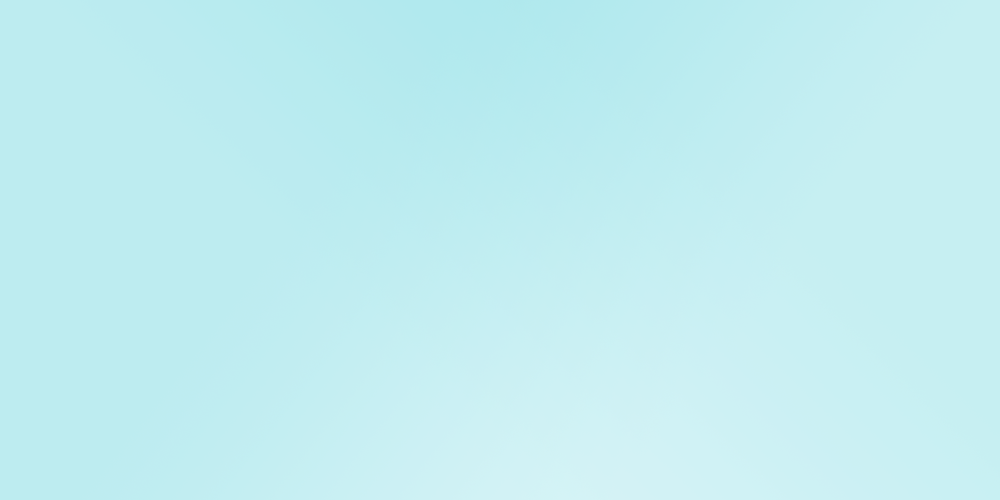
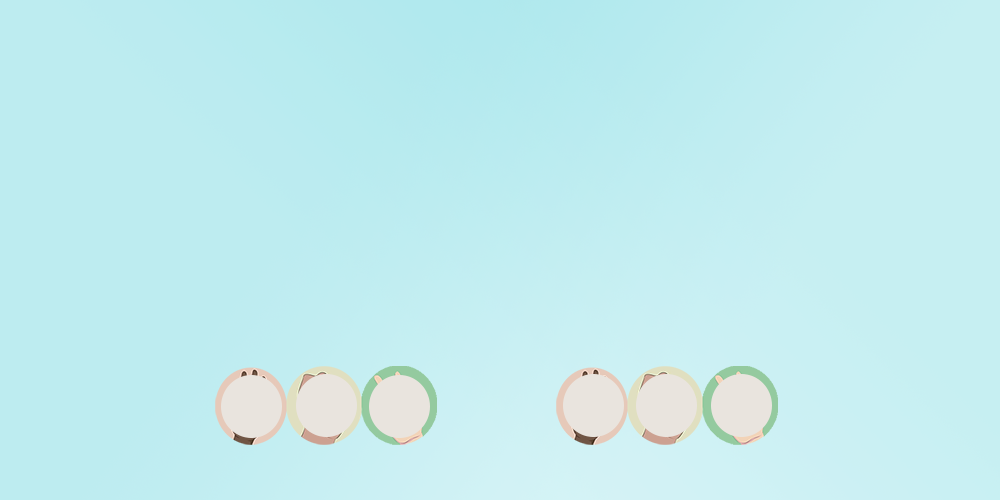
Layers edited between the first and the second 1000×500 image:
added layer "Ellipse 1 copy 5" above "Ellipse 1 copy 4" over [left=711, top=374, right=772, bottom=437]
added layer "Ellipse 1 copy 4" above "Ellipse 1 copy 3" over [left=636, top=374, right=697, bottom=437]
added layer "Ellipse 1 copy 3" above "Ellipse 1 copy 2" over [left=563, top=374, right=624, bottom=437]
added layer "Ellipse 1 copy 2" above "Ellipse 1 copy" over [left=369, top=375, right=430, bottom=438]
added layer "Ellipse 1 copy" above "Ellipse 1" over [left=296, top=374, right=357, bottom=437]
added layer "Ellipse 1" above "prs copy" over [left=221, top=375, right=282, bottom=438]
added layer "prs copy" above "prs" over [left=556, top=366, right=778, bottom=445]
added layer "prs" above "Rounded Rectangle 1" over [left=215, top=366, right=437, bottom=445]
